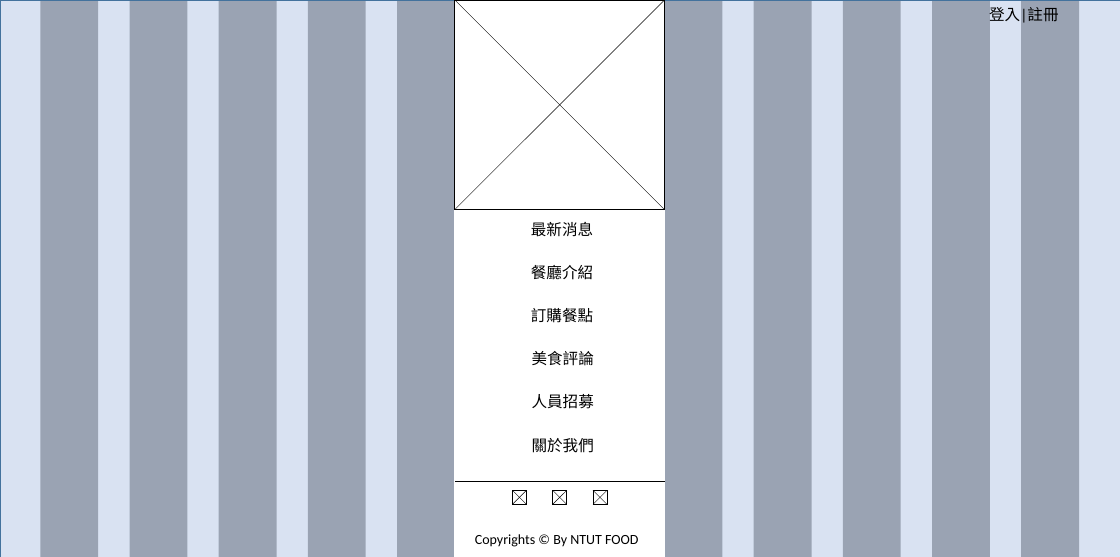
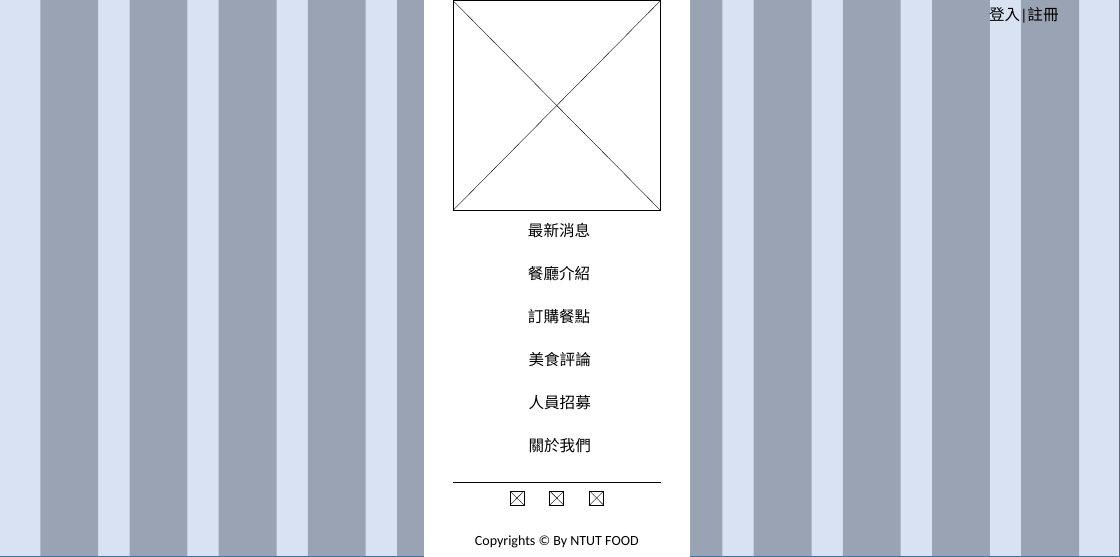
Before and after one commit to zxc22884/minterm, a slide deck: slide 2 of 主頁設計.pptx. Drawn at 1120x557 pixels with LibreOffice and Linux fonts; fonts in the diff are those of the drawing. Boxes give left, top, right and bottom in pixels: in the first picture for what was removed or moved away, otherwise in the second. Text is boxed around its words. In the diff, an @@ line names an element or a change of style, - is before the commit and + after.

```diff
--- a/主頁設計.pptx
+++ b/主頁設計.pptx
@@ rectangle added at <box>424,1,689,557</box>, fill #FFFFFF, outline #FFFFFF 1 pt @@
@@ 3 lines, 2 rectangles: place and size @@
-3 lines, 2 rectangles at <box>455,0,665,557</box>
+3 lines, 2 rectangles at <box>453,1,661,557</box>
@@ line moved from (593, 491) - (607, 505) to (590, 491) - (604, 505) @@
@@ line moved from (593, 505) - (607, 491) to (590, 505) - (604, 491) @@
```
Also in this commit, not shown: 6 other slides changed, 7 slides added, 12 other files.
